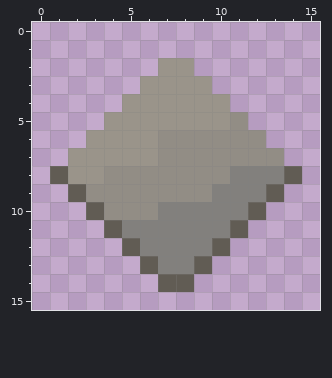
Pixel-art file: art/raw/iron_plate.aseprite. Above: the version before the commit.
16x16 pixels, 1 frame.
And afterwards:
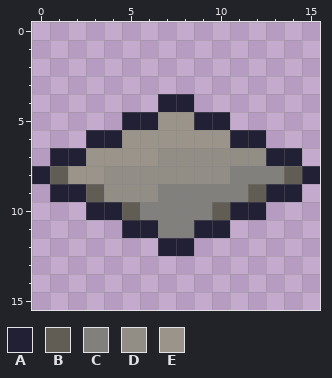
Palette (. is transparent): A #222034  B #615c54  C #82807d  D #928d85  E #9a948a
Change:
@@ x 0..15 @@
  1 ................
- 2 .......EE.......
- 3 ......EEEE......
- 4 .....EEEEEE.....
- 5 ....EEEEEEED....
- 6 ...EEEEDDDDDD...
- 7 ..EEEEEDDDDDDD..
- 8 .BEEDDDDDDDCCCB.
- 9 ..BDDDDDDDCCCB..
-10 ...BDDDCCCCCB...
-11 ....BCCCCCCB....
-12 .....BCCCCB.....
-13 ......BCCB......
-14 .......BB.......
+ 2 ................
+ 3 ................
+ 4 .......AA.......
+ 5 .....AAEEAA.....
+ 6 ...AAEEEEEEAA...
+ 7 .AAEEEEDDDDDDAA.
+ 8 ABEEDDDDDDDCCCBA
+ 9 .AABDDDCCCCCBAA.
+10 ...AABCCCCBAA...
+11 .....AACCAA.....
+12 .......AA.......
+13 ................
+14 ................
 15 ................
Changed places in both pictures, as pixel boxes (x1, y1, x2, y2):
changed: (32, 58, 320, 292)
